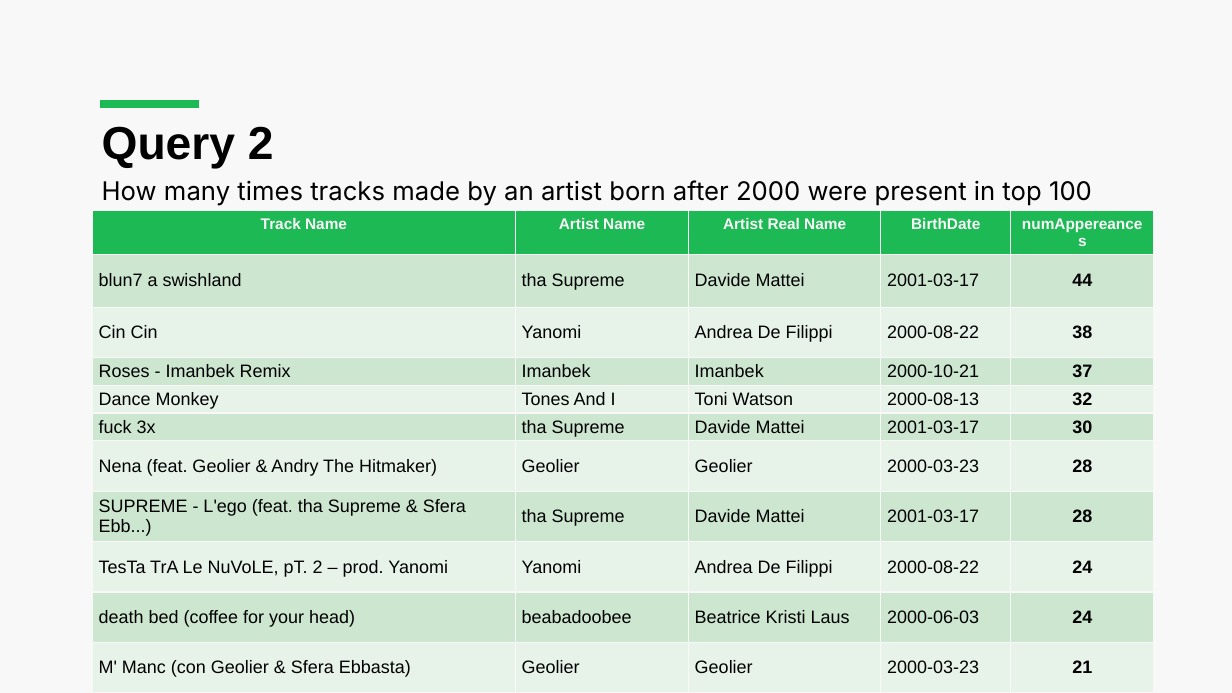
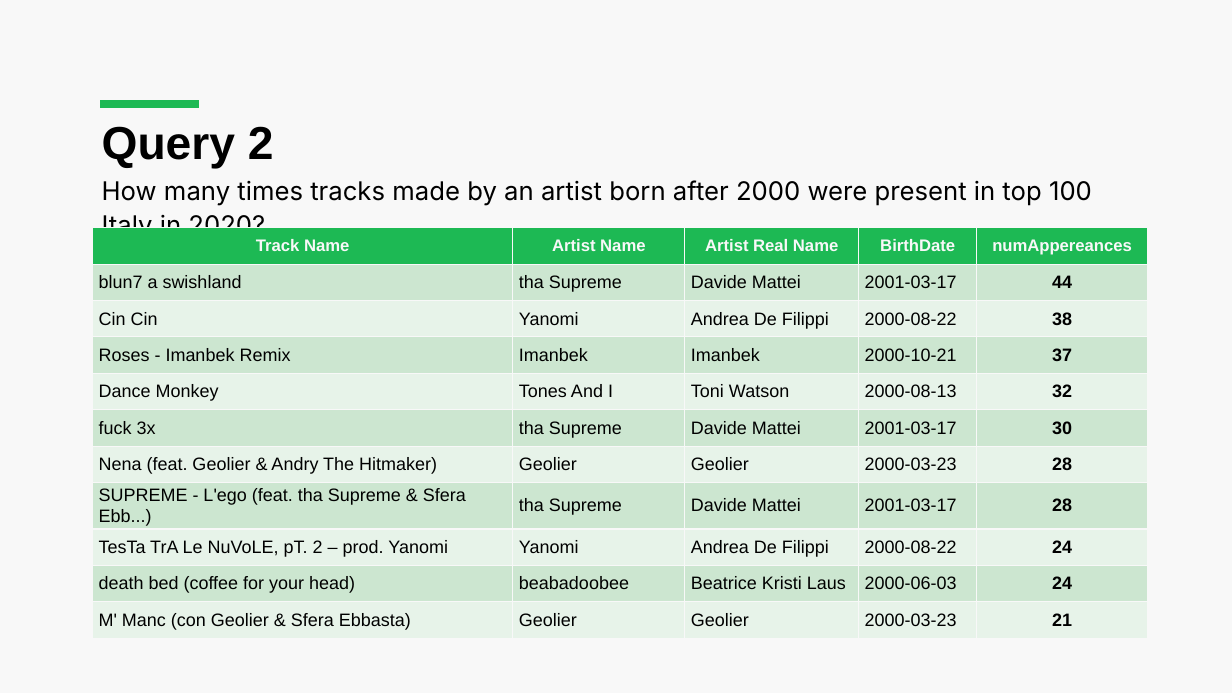
Before and after one commit to luca-martinelli-09/spotify-lod, a slide deck: slide 10 of Spotify_Presentation.pptx. Drawn at 1232x693 pixels with LibreOffice and Linux fonts; fonts in the diff are those of the drawing. Boxes give left, top, right and bottom in pixels: in the first picture for what was removed or moved away, otherwise in the second. Text is boxed around its words. In the diff, an @@ line names an element or a change of style, - is before the commit and + after.

```diff
--- a/Spotify_Presentation.pptx
+++ b/Spotify_Presentation.pptx
@@ table at (92, 228, 1147, 634) @@
@@ size 12 to 13 pt in "Track Name", "Artist Name", "Artist Real Name", "BirthDate" and 1 more places @@
@@ table: place and size @@
-table at (92, 211, 1153, 681)
+table at (92, 228, 1147, 634)
```
Also in this commit, not shown: 3 other slides changed.
